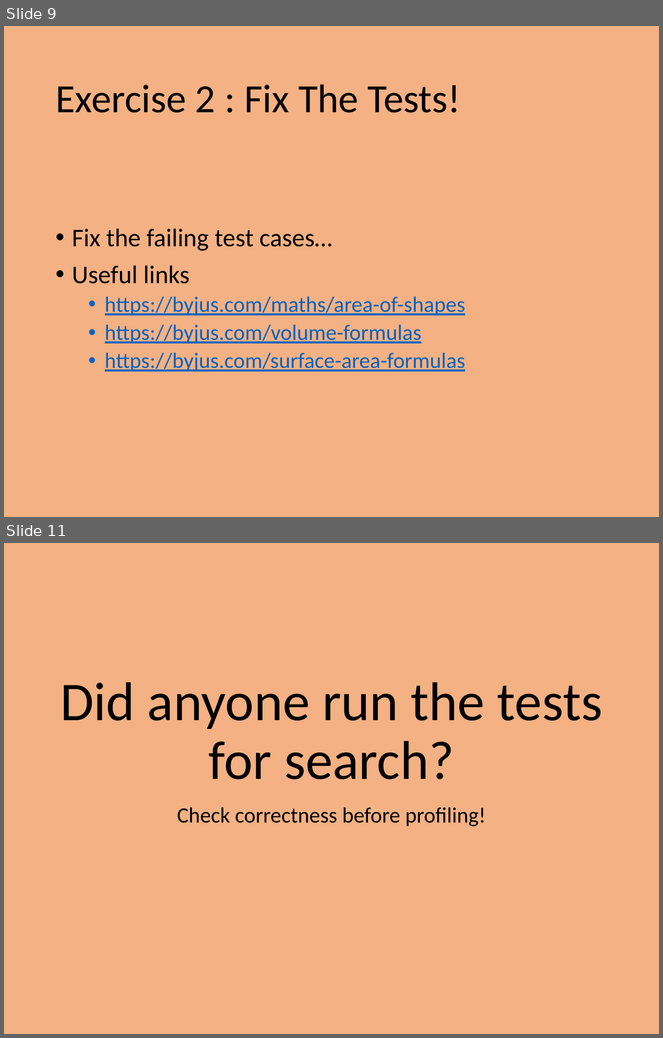
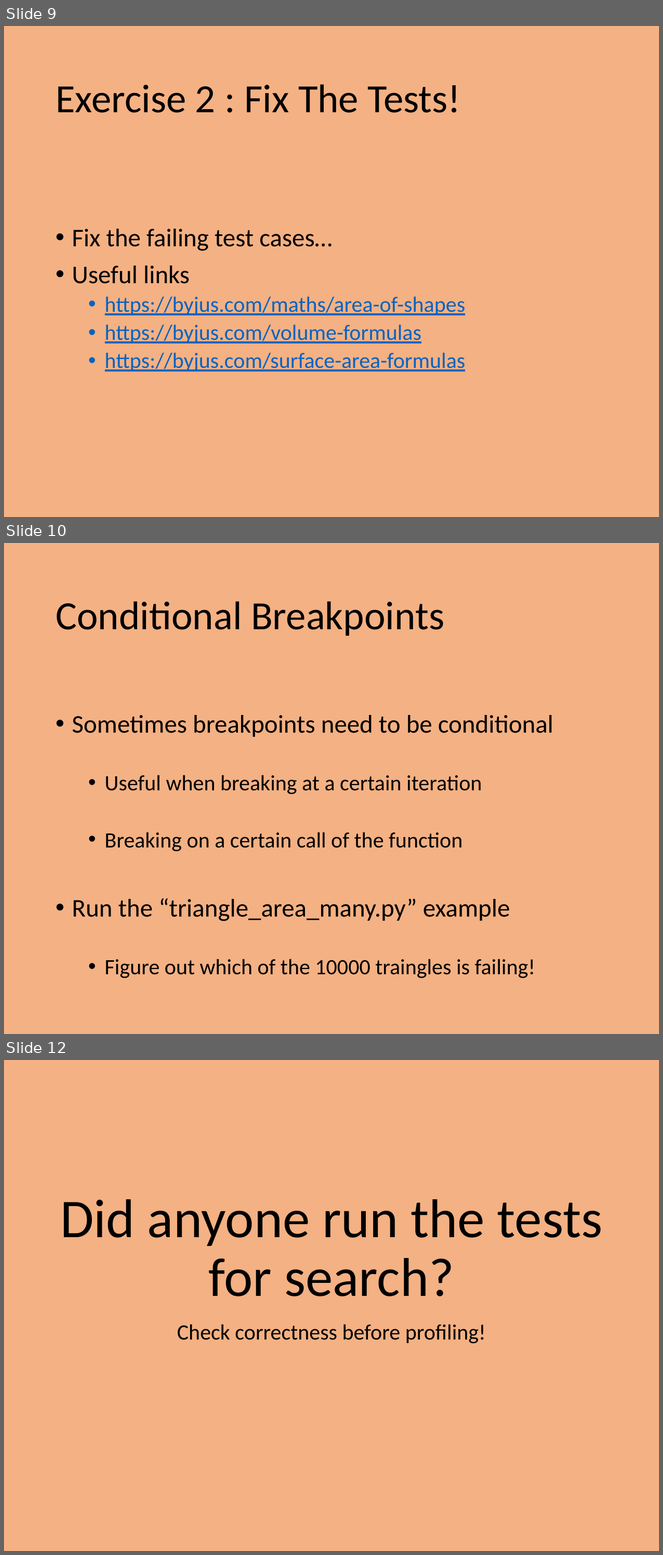
Before and after one commit to PrincetonUniversity/intro_debugging, a slide deck: 01_overview/Introduction_To_Debugging.pptx. Shown one above the other, each under a label of ours: slides 9 and 11 before the commit, slides 9, 10 and 12 after it; the slides between them are not shown. The pictures are 663x1038 and 663x1555 pixels, drawn with LibreOffice and Linux fonts; fonts in the diff are those of the drawing. Boxes give left, top, right and bottom in pixels: in the first picture for what was removed or moved away, otherwise in the second. Text is boxed around its words. In the diff, an @@ line names an element or a change of style, - is before the commit and + after.

Commit message:
Made edits to the python debug examples.

```diff
--- a/01_overview/Introduction_To_Debugging.pptx
+++ b/01_overview/Introduction_To_Debugging.pptx
@@ slide 10 added at bbox=[4, 543, 659, 1034], background #F4B183 @@
@@ title added at bbox=[55, 601, 444, 636], 44 pt, text #000000 @@
+Conditional Breakpoints
@@ text added at bbox=[72, 715, 554, 979], 24 pt, text #000000 @@
+• Sometimes breakpoints need to be conditional
+  • Useful when breaking at a certain iteration
+  • Breaking on a certain call of the function
+• Run the “triangle_area_many.py” example
+  • Figure out which of the 10000 traingles is failing!
@@ what was slide 11 is now slide 12 @@
```
Also in this commit, not shown: 2 slides changed, 1 other slide added, 3 other files.
